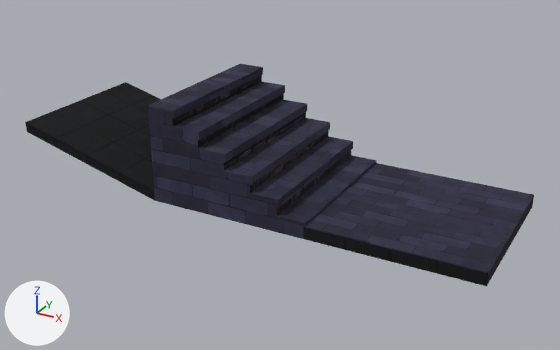
A saved change to the glTF model assets/floor/floor.glb.
Before and after are seen from a 50 mm lens placed at (1.18, -3.82, 2.01), pointed at (-0.9, -0.04, 0.12). The lights are fixed; the arrows at lower left show +X, +Y and +Z. Where no turn or scale is listed for an object, it has been applied to the vertices. Vertices at the same position are counted once.

Objects in the first picture: 'floor', 'slope_center_straightB', 'stairs'.
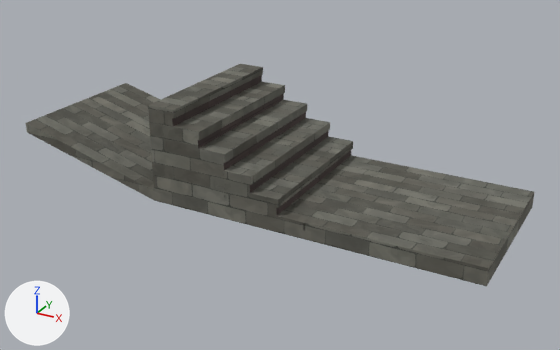
Boxes [x1, y1, x2, y2] around the edits, measured in the pictures (560 x 350 px):
```json
{"object": "stairs", "change": "surface changed", "before": [148, 64, 377, 239], "after": [148, 64, 377, 239], "on screen": "blue to grey"}
{"object": "floor", "change": "surface changed, recoloured, rescaled", "before": [303, 163, 534, 286], "after": [303, 160, 534, 286], "on screen": "black to grey"}
{"object": "slope_center_straightB", "change": "recoloured, rescaled", "before": [25, 82, 161, 201], "after": [26, 83, 161, 201], "on screen": "black to grey"}
{"part": 1, "of": "me_mesh_floor_instance", "change": "recoloured", "before": [306, 163, 534, 272], "after": [306, 160, 534, 268]}
{"part": 2, "of": "me_mesh_slope_center_straightb_instance", "change": "recoloured", "before": [26, 82, 161, 191], "after": [27, 83, 161, 191], "on screen": "black to grey"}
```

Scene script edits in JSON lines:
```json
{"block": "mat_stonelight_clone", "where": "n2 = _N.new('ShaderNodeMix'); n2.name = 'Mix'"}
{"op": "set", "path": "n2.inputs[7].default_value", "old": "(0.25, 0.239, 0.444, 1.0)", "new": "(0.993, 1.0, 0.834, 1.0)", "note": "'B', blue #8986b2 -> 'B', white #feffeb"}
{"block": "mat_stonelight_clone__001", "where": "n2 = _N.new('ShaderNodeMix'); n2.name = 'Mix'"}
{"op": "set", "path": "n2.inputs[7].default_value", "old": "(0.25, 0.239, 0.444, 1.0)", "new": "(0.993, 1.0, 0.834, 1.0)", "note": "'B', blue #8986b2 -> 'B', white #feffeb"}
{"op": "add", "block": "mat_stonelight_clone__004", "code": ["mat_stonelight_clone__004 = bpy.data.materials.new('stoneLight(Clone).004')", "# colours: white #feffeb", "# uses the picture img_image_0"]}
{"op": "add", "block": "mat_stonelight_clone__003", "code": ["mat_stonelight_clone__003 = bpy.data.materials.new('stoneLight(Clone).003')", "# colours: white #feffeb", "# uses the picture img_image_0"]}
{"op": "add", "block": "mat_stonelight_clone__002", "code": ["mat_stonelight_clone__002 = bpy.data.materials.new('stoneLight(Clone).002')", "# colours: white #feffeb", "# uses the picture img_image_0"]}
{"block": "me_mesh_floor_instance", "where": "me_mesh_floor_instance.from_pydata(...)  # 12 vertices, 20 faces; spans x -0.5..0.5, y -0.5..0.5, z 0.0..1.0"}
{"block": "me_mesh_floor_instance", "where": "# used by ob_floor; location = (0.0, 0.0, 0.0); scale = (1.0, 1.0, 0.081)"}
{"op": "remove", "block": "me_mesh_floor_instance", "code": "me_mesh_floor_instance.materials.append(mat_foliage_clone)"}
{"block": "me_mesh_floor_instance", "change": "me_mesh_floor_instance part 1: all 10 faces that had it switch from mat_stonelight_clone__001 to mat_stonelight_clone__002"}
{"block": "me_mesh_slope_center_straightb_instance", "where": "me_mesh_slope_center_straightb_instance.from_pydata(...)  # 8 vertices, 12 faces; spans x -0.5..0.5, y -0.5..0.5, z 0.0..0.5"}
{"block": "me_mesh_slope_center_straightb_instance", "where": "# used by ob_slope_center_straightb; location = (-2.0, 0.0, 0.0); rotation_euler = (0.0, 0.0, -1.571), in degrees (0, 0, -90); scale = (1.0, 1.0, 0.65)"}
{"op": "remove", "block": "me_mesh_slope_center_straightb_instance", "code": "me_mesh_slope_center_straightb_instance.materials.append(mat_bricks_clone)  # red #a52c1b"}
{"block": "me_mesh_slope_center_straightb_instance", "change": "me_mesh_slope_center_straightb_instance part 2: all 10 faces that had it switch from mat_foliage_clone__001 to mat_stonelight_clone__003"}
{"op": "add", "block": "me_mesh_slope_center_straightb_instance", "code": "me_mesh_slope_center_straightb_instance.materials.append(mat_stonelight_clone__004)"}
{"op": "set", "path": "ob_floor.scale", "old": "(1.0, 1.0, 0.081)", "new": "(1.0, 1.0, 0.1)"}
{"op": "set", "path": "ob_slope_center_straightb.scale", "old": "(1.0, 1.0, 0.65)", "new": "(1.0, 1.0, 0.64)"}
```
